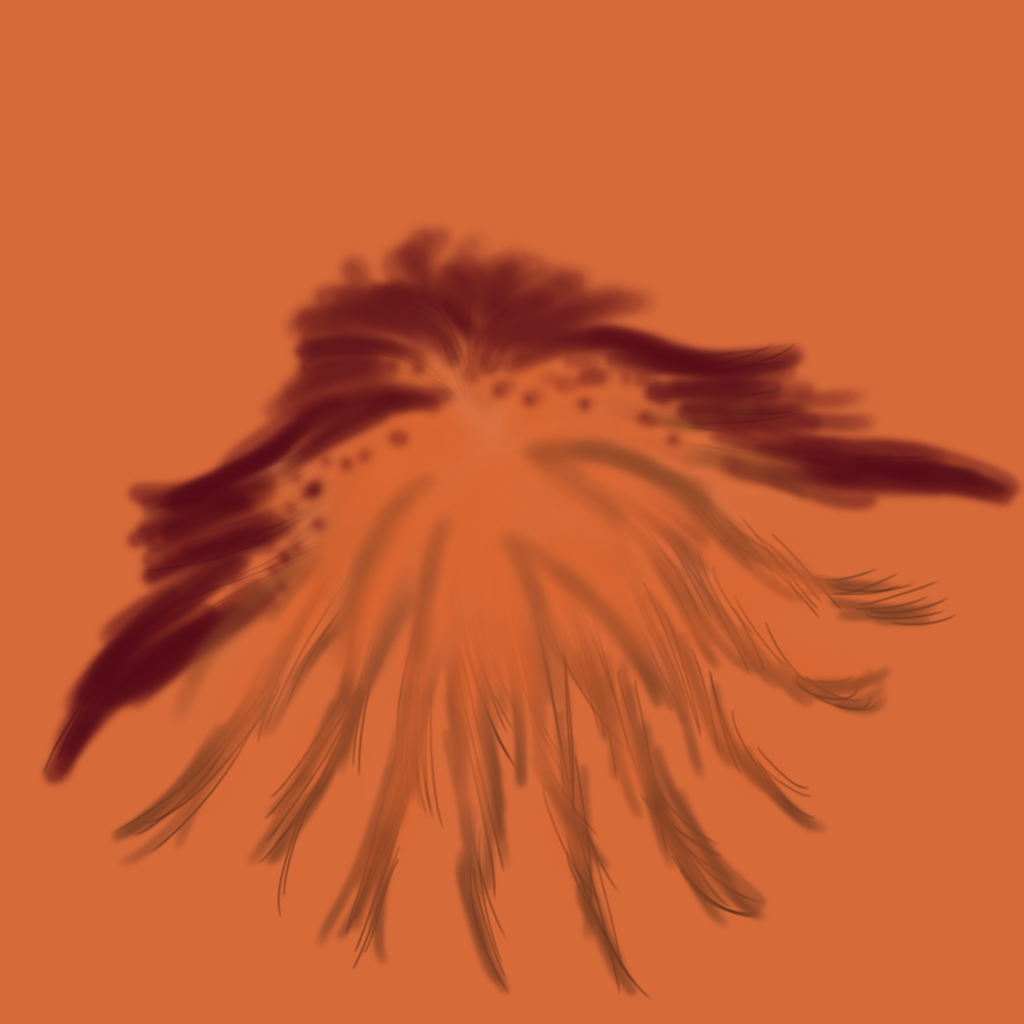
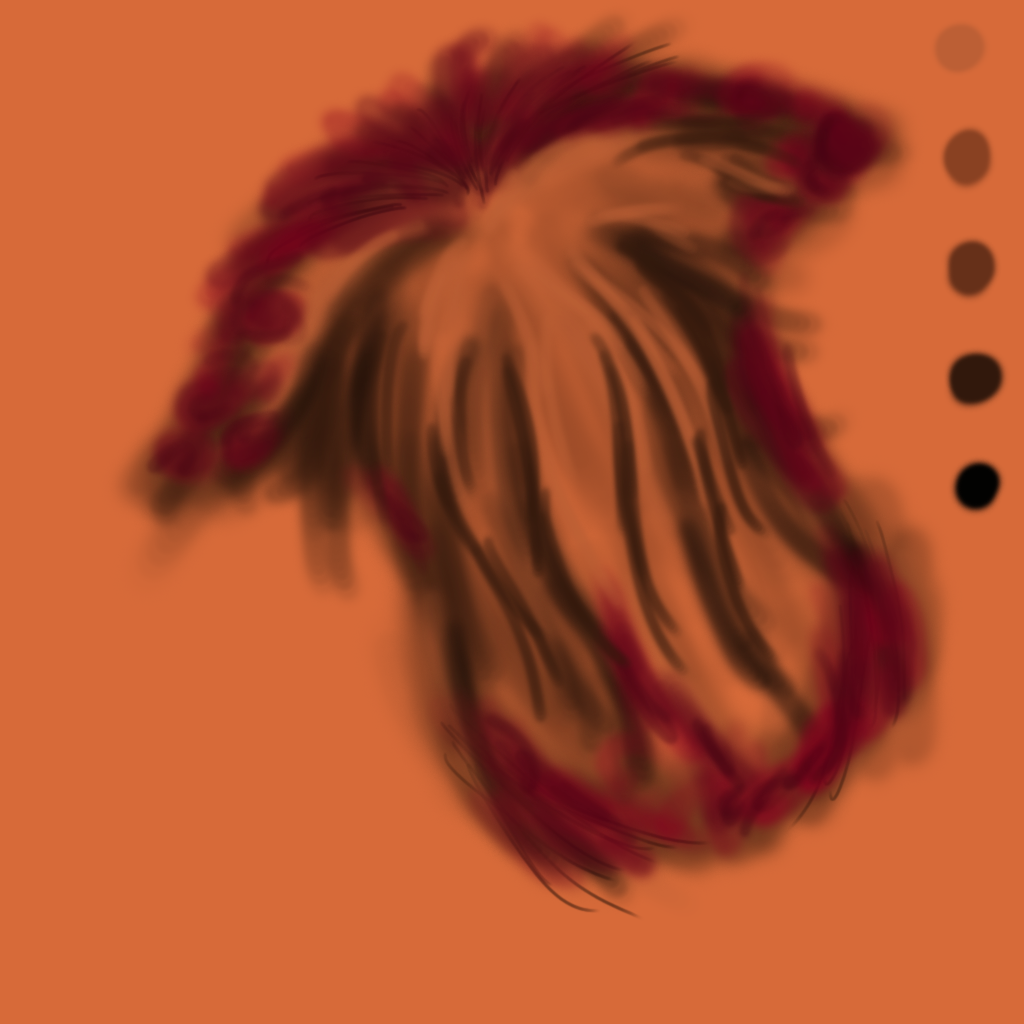
Comparing the layer stacks of the two 1024 × 1024 images. Changes:
removed layer "Layer 1" over [38, 212, 1024, 1000]
added layer "Layer 2" above "Layer 3" over [98, 6, 1011, 928]
